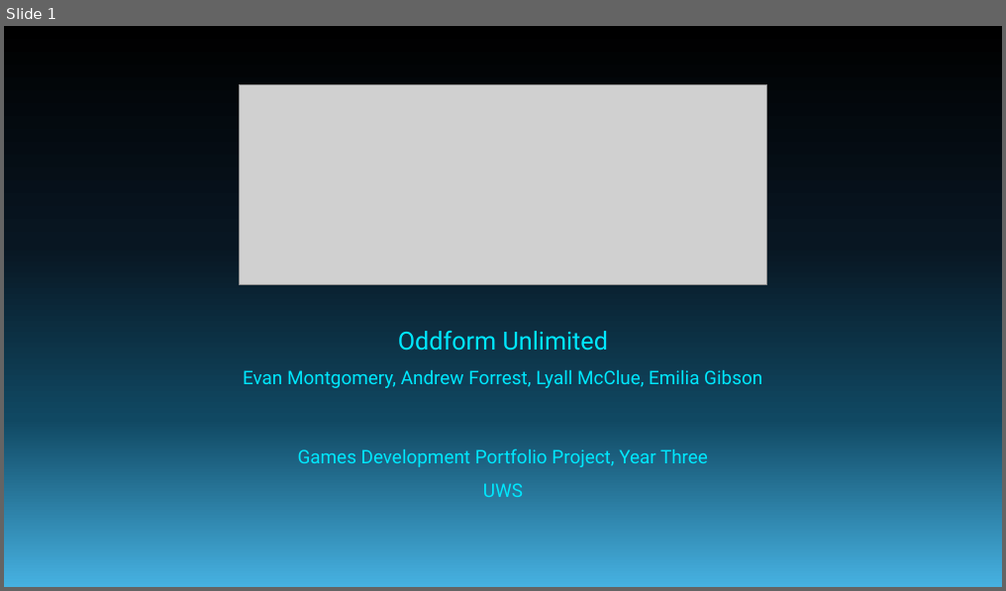
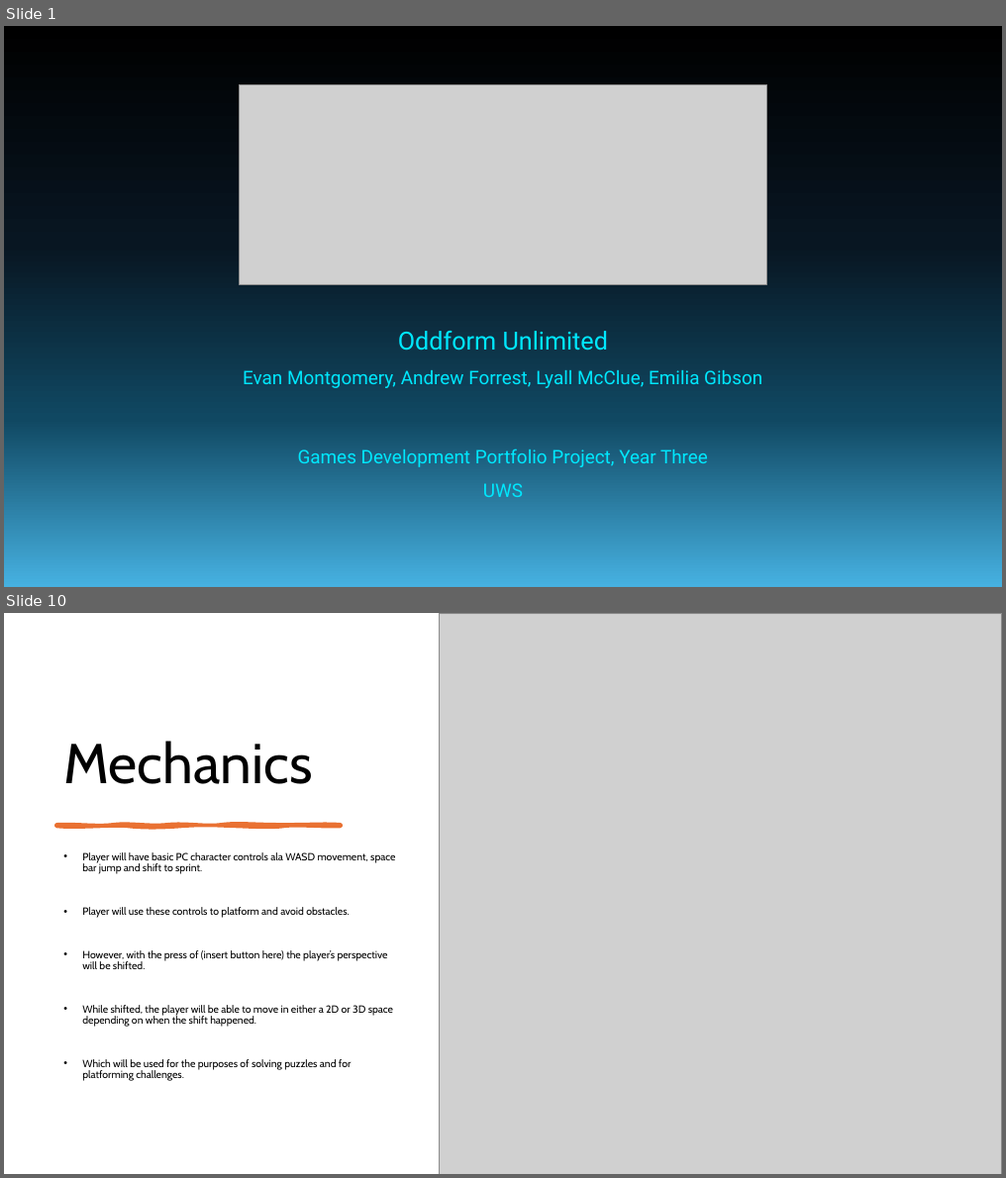
Before and after one commit to forrest10101/Portfolio-Platformer, a slide deck: TechnoSprint Pitch Presentation.pptx. Shown one above the other, each under a label of ours: slide 1 before the commit, slides 1 and 10 after it; the slides between them are not shown. The pictures are 1006x591 and 1006x1178 pixels, drawn with LibreOffice and Linux fonts; fonts in the diff are those of the drawing; grey boxes stand for pictures. Boxes give left, top, right and bottom in pixels: in the first picture for what was removed or moved away, otherwise in the second. Text is boxed around its words. In the diff, an @@ line names an element or a change of style, - is before the commit and + after.

Commit message:
Updated GDD and Powerpoint Commit
PowerPoint has all of it's basic bullet points added with some segments having images set up (which can be changed/others added as seen as appropriate)

Additionally I added a new segment to the GDD focused on immersive qualities of the game like dialogue, voice acting, SFX and music that will be featured within the game, and am looking for any other possible contributions to the GDD for myself.

```diff
--- a/TechnoSprint Pitch Presentation.pptx
+++ b/TechnoSprint Pitch Presentation.pptx
@@ slide 10 added at [4, 613, 1002, 1174], background #FFFFFF @@
@@ picture added at [439, 613, 1002, 1174] @@
@@ title added at [63, 741, 312, 784], 54 pt, text #000000 @@
+Mechanics
@@ freeform shape added at [56, 825, 341, 827], fill #E97132, outline #E97132 3.5 pt @@
@@ text added at [82, 853, 395, 1081], 10 pt, text #000000 @@
+• Player will have basic PC character controls ala WASD movement, space bar jump and shift to sprint.
+• Player will use these controls to platform and avoid obstacles.
+• However, with the press of (insert button here) the player’s perspective will be shifted.
+• While shifted, the player will be able to move in either a 2D or 3D space depending on when the shift happened.
+• Which will be used for the purposes of solving puzzles and for platforming challenges.
```
Also in this commit, not shown: 6 slides changed, 7 other slides added, 7 slides removed, 1 other file.
